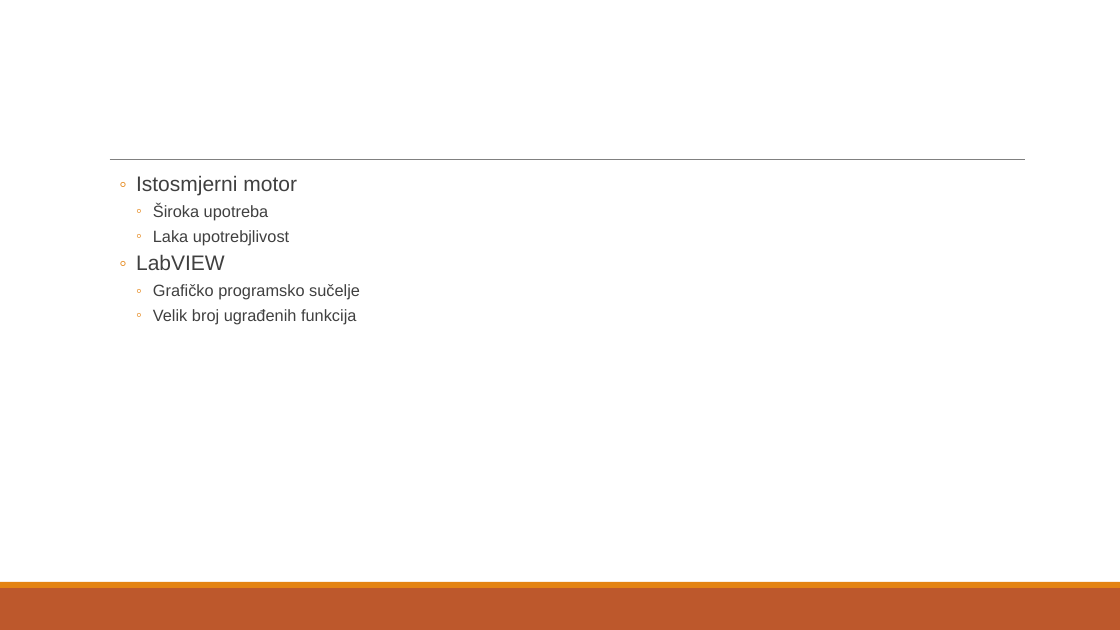
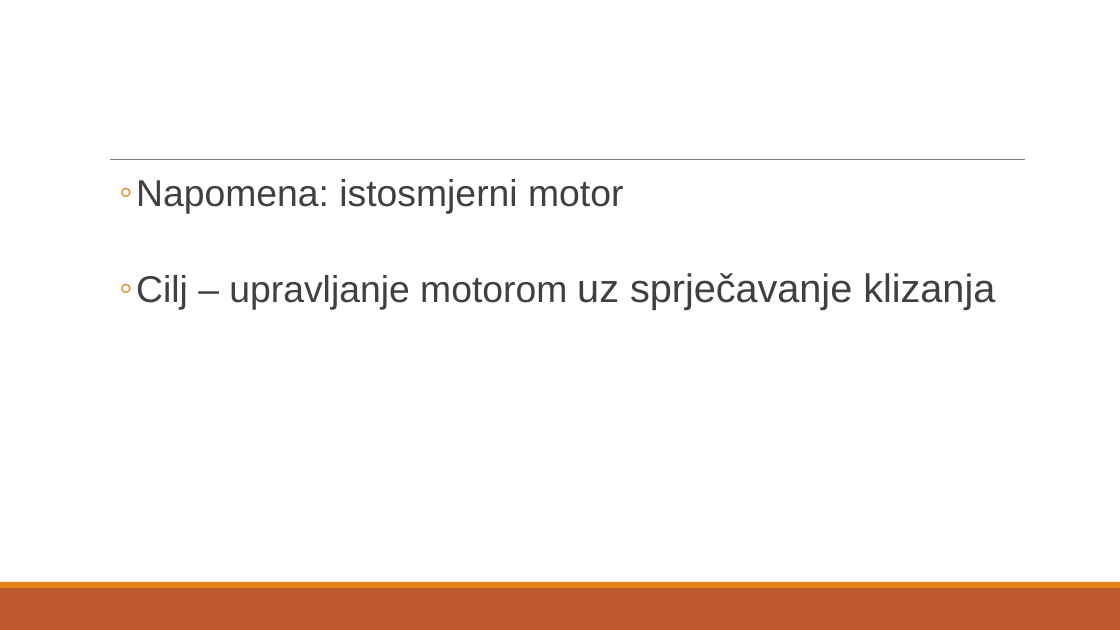
Before and after one commit to PiErr0r/DC_control, a slide deck: slide 4 of Upravljanje koračnim motorom korištenjem myRio upravljačke platforme.pptx. Drawn at 1120x630 pixels with LibreOffice and Linux fonts; fonts in the diff are those of the drawing. Boxes give left, top, right and bottom in pixels: in the first picture for what was removed or moved away, otherwise in the second. Text is boxed around its words. In the diff, an @@ line names an element or a change of style, - is before the commit and + after.

```diff
--- a/Upravljanje koračnim motorom korištenjem myRio upravljačke platforme.pptx
+++ b/Upravljanje koračnim motorom korištenjem myRio upravljačke platforme.pptx
@@ text at [136, 179, 995, 310]: text changed; size 14 to 32 pt @@
-  ◦ Istosmjerni motor
-    ◦ Široka upotreba
-    ◦ Laka upotrebjlivost
-  ◦ LabVIEW
-    ◦ Grafičko programsko sučelje
-    ◦ Velik broj ugrađenih funkcija
+  ◦ Napomena: istosmjerni motor
+  ◦ Cilj – upravljanje motorom uz sprječavanje klizanja
```
Also in this commit, not shown: 5 other slides changed, 7 slides added.
